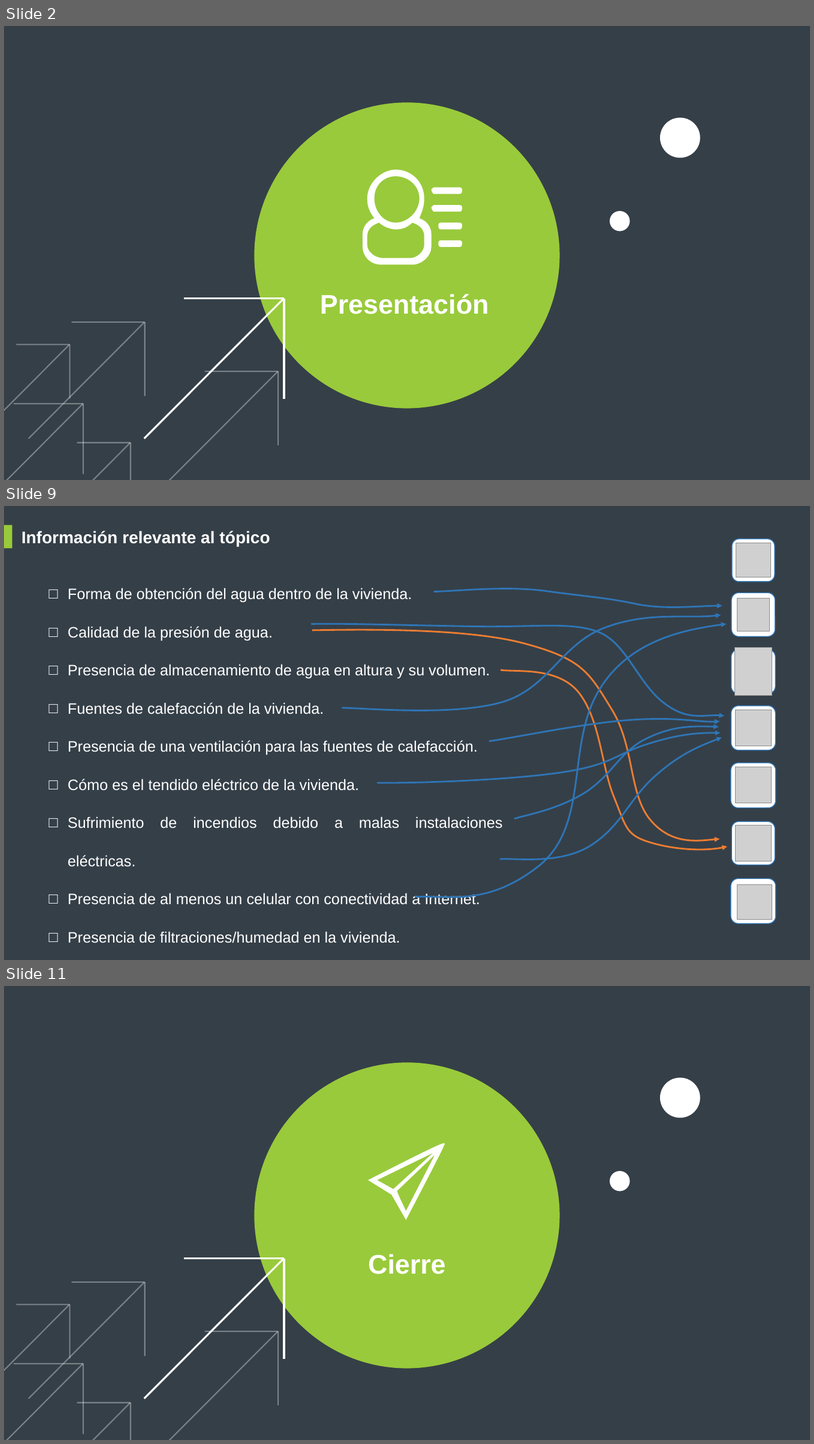
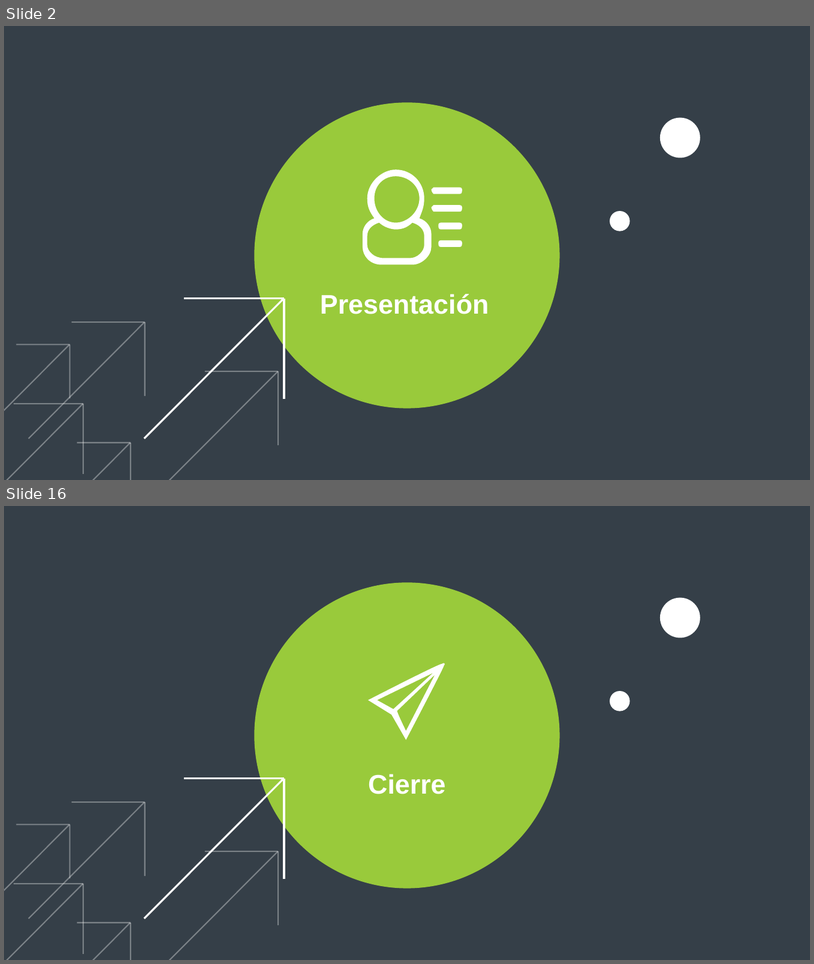
Before and after one commit to fasiluva/TP12024-Grupo13, a slide deck: Valentin Sosa/assert/video1.pptx. Shown one above the other, each under a label of ours: slides 2, 9 and 11 before the commit, slides 2 and 16 after it; the slides between them are not shown. The pictures are 814x1444 and 814x964 pixels, drawn with LibreOffice and Linux fonts; fonts in the diff are those of the drawing; grey boxes stand for pictures. Boxes give left, top, right and bottom in pixels: in the first picture for what was removed or moved away, otherwise in the second. Text is boxed around its words. In the diff, an @@ line names an element or a change of style, - is before the commit and + after.

```diff
--- a/Valentin Sosa/assert/video1.pptx
+++ b/Valentin Sosa/assert/video1.pptx
@@ slide 9 removed at (4,506,810,960), background #353F48 @@
@@ rectangle removed at (4,525,12,549) @@
@@ text removed at (21,531,270,546) @@
-Información relevante al tópico
@@ text removed at (68,588,503,943) @@
-□ Forma de obtención del agua dentro de la vivienda.
-□ Calidad de la presión de agua.
-□ Presencia de almacenamiento de agua en altura y su volumen.
-□ Fuentes de calefacción de la vivienda.
-□ Presencia de una ventilación para las fuentes de calefacción.
-□ Cómo es el tendido eléctrico de la vivienda.
-□ Sufrimiento de incendios debido a malas instalaciones eléctricas.
-□ Presencia de al menos un celular con conectividad a Internet.
-□ Presencia de filtraciones/humedad en la vivienda.
@@ freeform shape removed at (434,589,723,607) @@
@@ freeform shape removed at (311,624,725,716) @@
@@ freeform shape removed at (312,630,720,840) @@
@@ freeform shape removed at (342,615,722,711) @@
@@ freeform shape removed at (416,624,727,897) @@
@@ freeform shape removed at (501,670,728,849) @@
@@ freeform shape removed at (490,719,720,741) @@
@@ freeform shape removed at (377,733,721,783) @@
@@ freeform shape removed at (500,737,722,859) @@
@@ freeform shape removed at (515,726,719,818) @@
@@ group removed at (731,538,777,923): 7 rounded rectangles, 7 pictures @@
@@ what was slide 11 is now slide 16 @@
```
Also in this commit, not shown: 2 slides changed, 13 slides added, 7 other slides removed, 2 other files.
